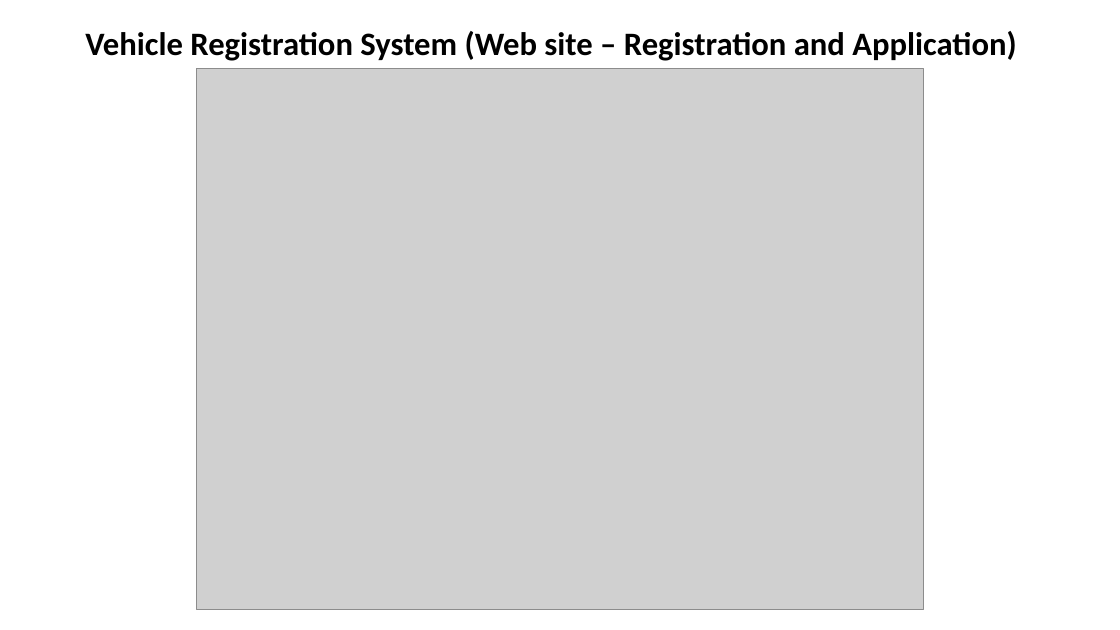
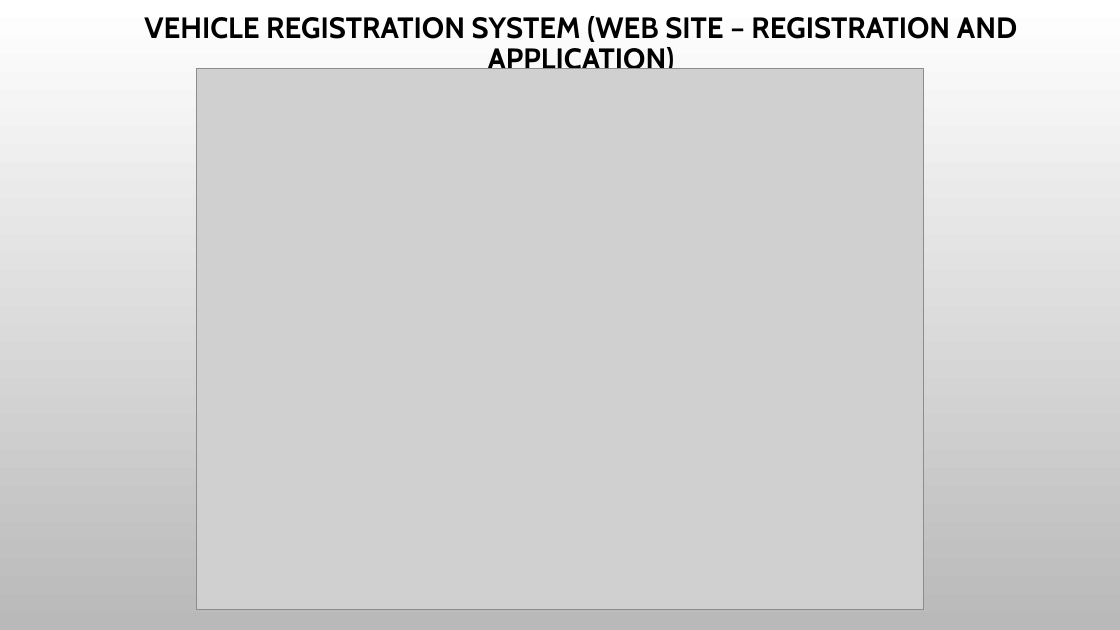
Before and after one commit to aborjasg/background, a slide deck: slide 2 of SSS-VehicleRegistrationSystem.pptx (slide 1 before the commit). Drawn at 1120x630 pixels with LibreOffice and Linux fonts; fonts in the diff are those of the drawing; grey boxes stand for pictures; background and template pictures are left out. Boxes give left, top, right and bottom in pixels: in the first picture for what was removed or moved away, otherwise in the second. Text is boxed around its words. In the diff, an @@ line names an element or a change of style, - is before the commit and + after.

```diff
--- a/SSS-VehicleRegistrationSystem.pptx
+++ b/SSS-VehicleRegistrationSystem.pptx
@@ background #FFFFFF to picture (left out) @@
@@ title at bbox=[144, 16, 1017, 69]: text changed; size 28 to 25.2 pt; font Calibri to Cabin @@
-Vehicle Registration System (Web site – Registration and Application)
+VEHICLE REGISTRATION SYSTEM (WEB SITE – REGISTRATION AND APPLICATION)
```
Also in this commit, not shown: 5 other slides changed, 1 slide added, 1 other file.
